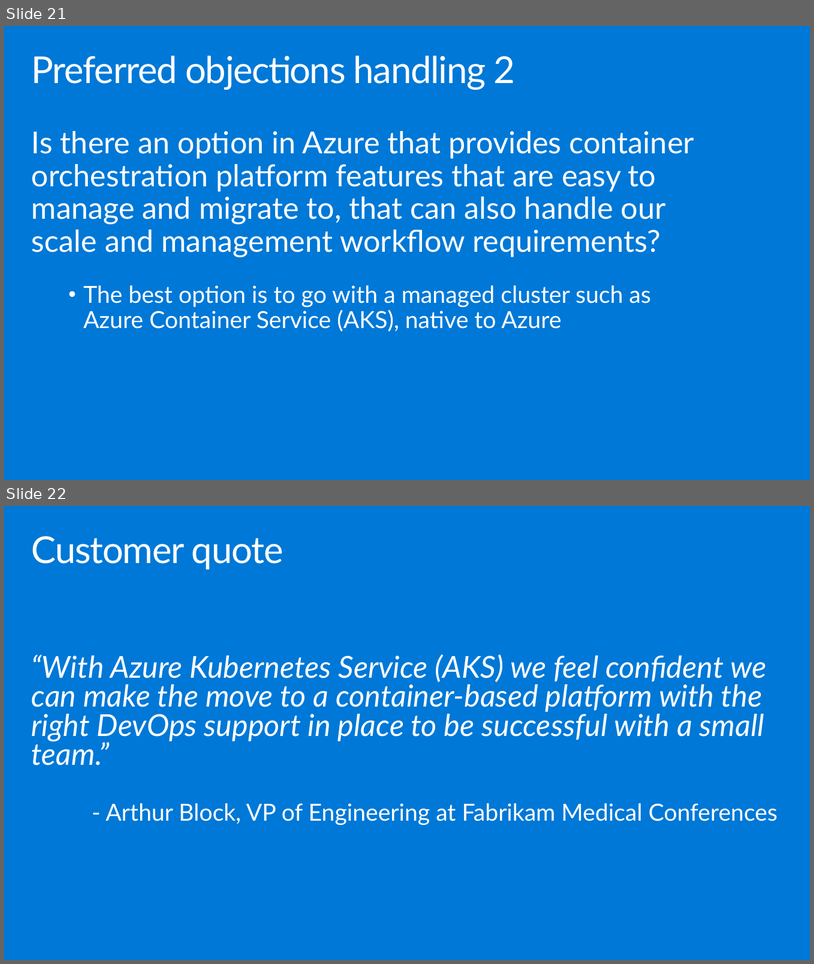
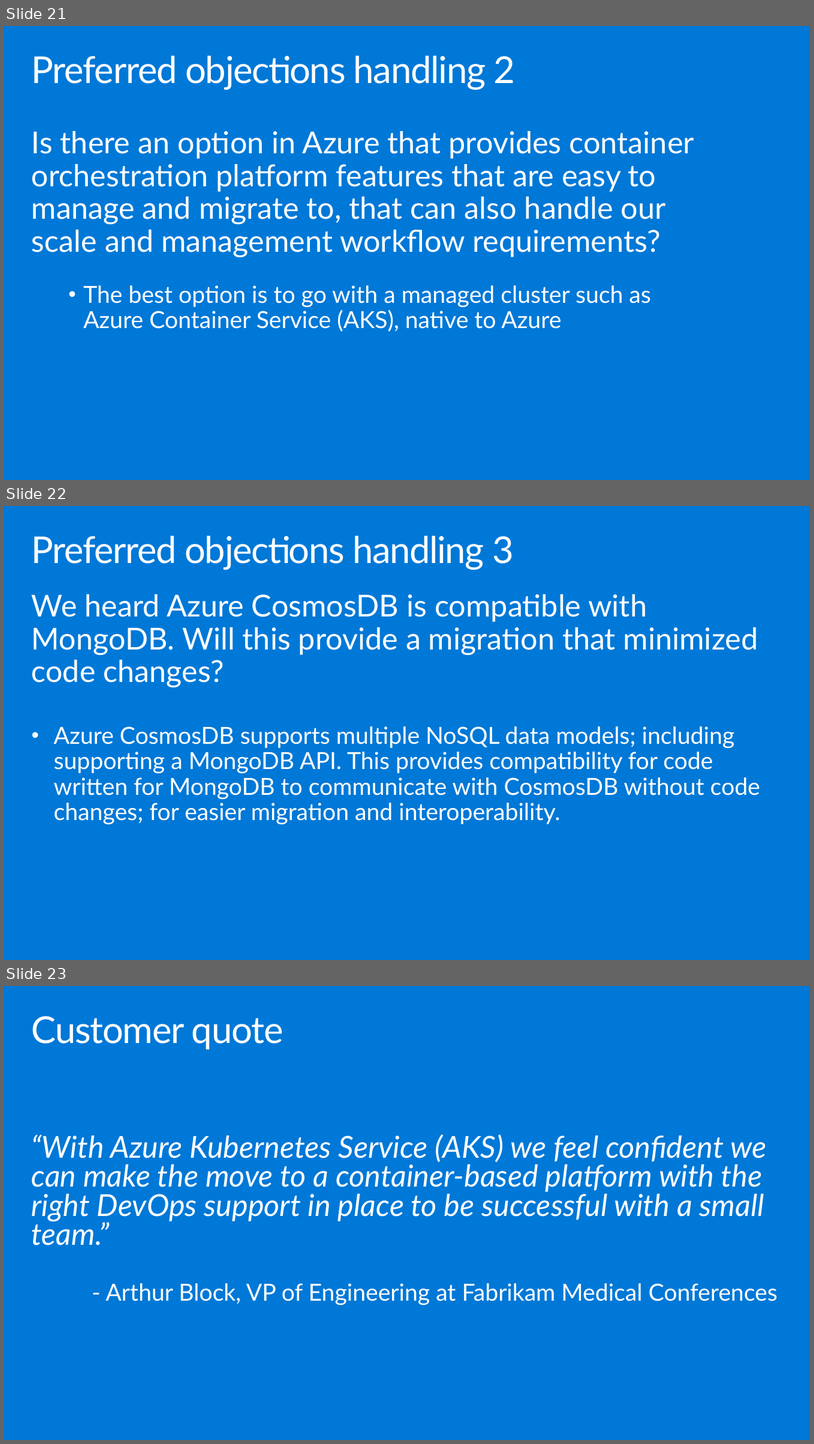
Before and after one commit to watson-enlighten/MCW-Cloud-native-applications, a slide deck: Whiteboard design session/WDS trainer presentation - Cloud-native applications.pptx. Shown one above the other, each under a label of ours: slides 21 and 22 before the commit, slides 21, 22 and 23 after it. The pictures are 814x964 and 814x1444 pixels, drawn with LibreOffice and Linux fonts; fonts in the diff are those of the drawing. Boxes give left, top, right and bottom in pixels: in the first picture for what was removed or moved away, otherwise in the second. Text is boxed around its words. In the diff, an @@ line names an element or a change of style, - is before the commit and + after.

```diff
--- a/Whiteboard design session/WDS trainer presentation - Cloud-native applications.pptx
+++ b/Whiteboard design session/WDS trainer presentation - Cloud-native applications.pptx
@@ slide 22 added at (4,506,810,960), background #0078D7 @@
@@ title added at (32,535,514,570), 44 pt, text #FFFFFF @@
+Preferred objections handling 3
@@ text added at (32,594,761,824), 28 pt, text #FFFFFF @@
+We heard Azure CosmosDB is compatible with MongoDB. Will this provide a migration that minimized code changes?
+• Azure CosmosDB supports multiple NoSQL data models; including supporting a MongoDB API. This provides compatibility for code written for MongoDB to communicate with CosmosDB without code changes; for easier migration and interoperability.
@@ what was slide 22 is now slide 23 @@
```
Also in this commit, not shown: 2 other files.
